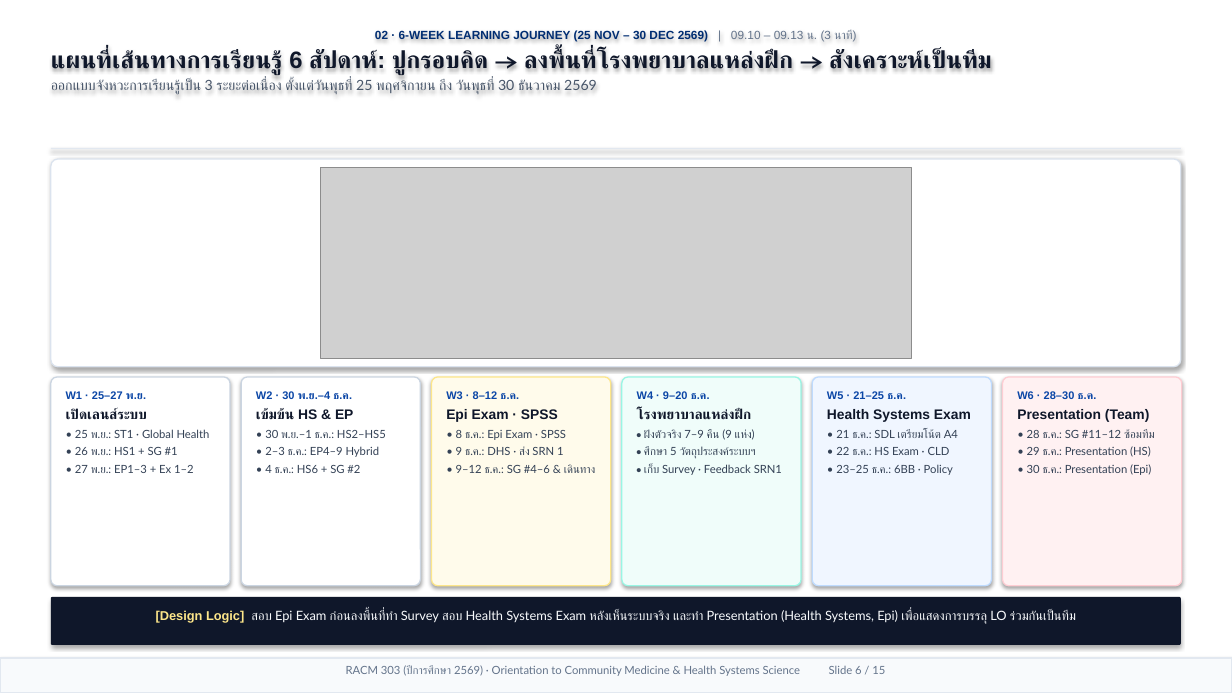
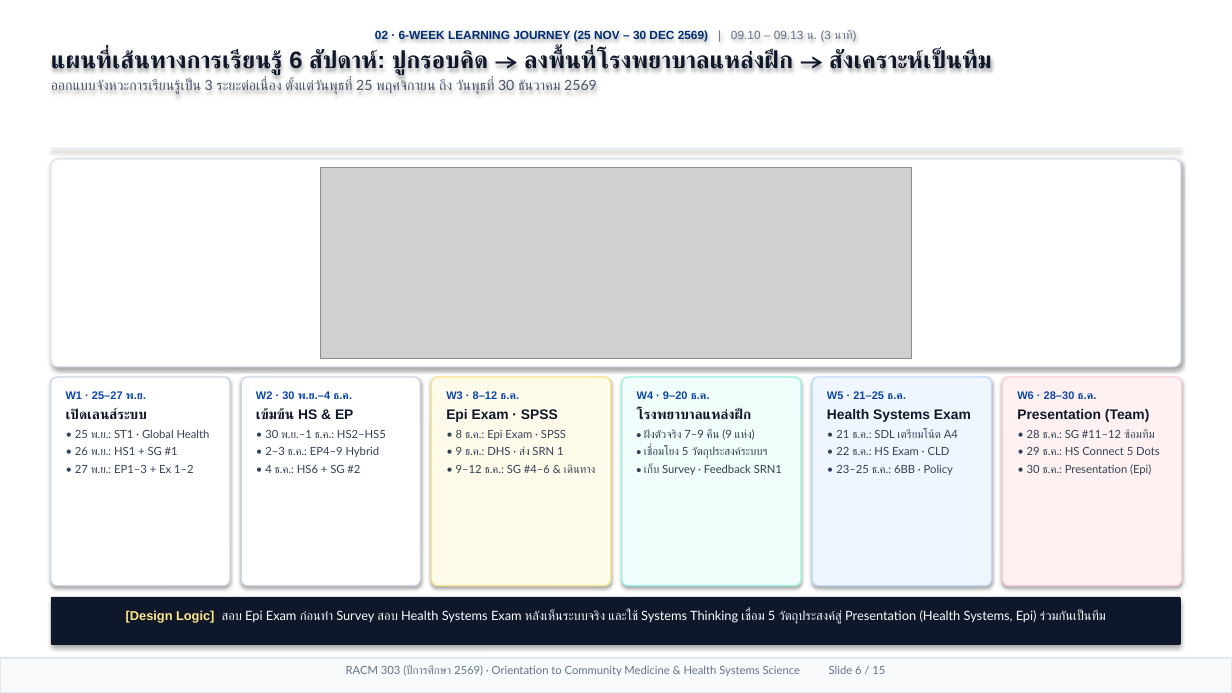
Before and after one commit to smartwoo/racm303-2569, a slide deck: slide 6 of exports/pptx/RACM303_2569_Orientation_Slides.pptx. Drawn at 1232x693 pixels with LibreOffice and Linux fonts; fonts in the diff are those of the drawing; grey boxes stand for pictures. Boxes give left, top, right and bottom in pixels: in the first picture for what was removed or moved away, otherwise in the second. Text is boxed around its words. In the diff, an @@ line names an element or a change of style, - is before the commit and + after.

```diff
--- a/exports/pptx/RACM303_2569_Orientation_Slides.pptx
+++ b/exports/pptx/RACM303_2569_Orientation_Slides.pptx
@@ text in rounded rectangle at bbox=[644, 447, 767, 459]: text changed @@
-• ศึกษา 5 วัตถุประสงค์ระบบฯ
+• เชื่อมโยง 5 วัตถุประสงค์ระบบฯ
@@ text in rounded rectangle at bbox=[1027, 447, 1160, 455]: text changed @@
-• 29 ธ.ค.: Presentation (HS)
+• 29 ธ.ค.: HS Connect 5 Dots
@@ text in rounded rectangle at bbox=[126, 610, 1106, 624]: text changed @@
-[Design Logic] สอบ Epi Exam ก่อนลงพื้นที่ทำ Survey สอบ Health Systems Exam หลังเห็นระบบจริง และทำ Presentation (Health Systems, Epi) เพื่อแสดงการบรรลุ LO ร่วมกันเป็นทีม
+[Design Logic] สอบ Epi Exam ก่อนทำ Survey สอบ Health Systems Exam หลังเห็นระบบจริง และใช้ Systems Thinking เชื่อม 5 วัตถุประสงค์สู่ Presentation (Health Systems, Epi) ร่วมกันเป็นทีม
```
Also in this commit, not shown: 6 other slides changed, 5 other files.
